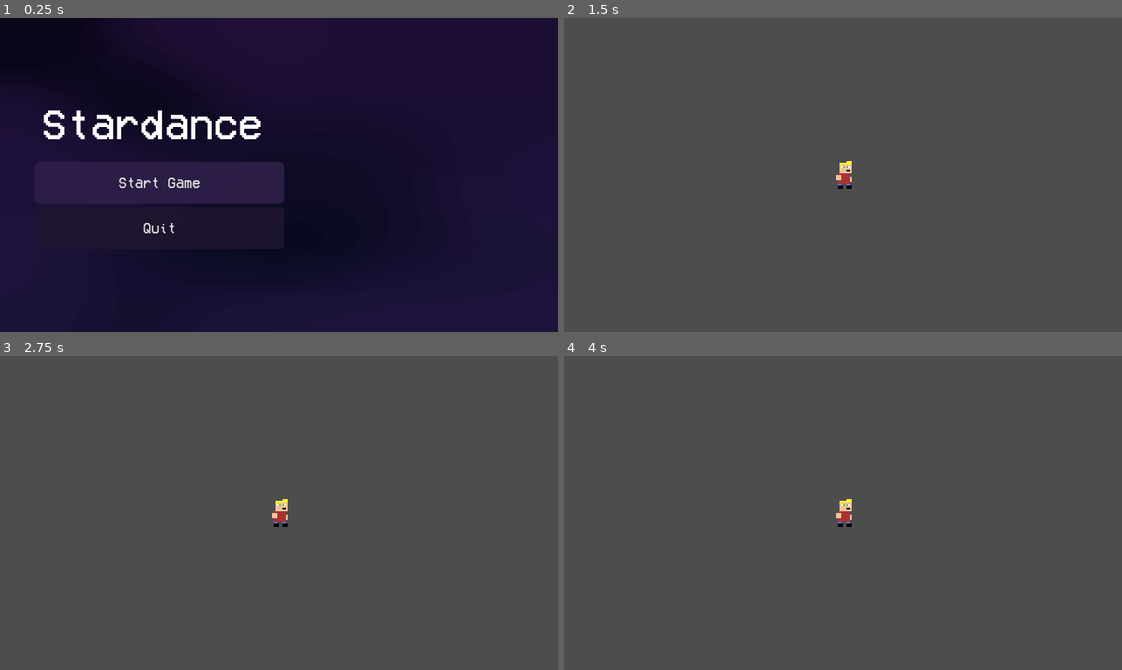
Above: before the commit, frames 1-4 (two rows, left to right).
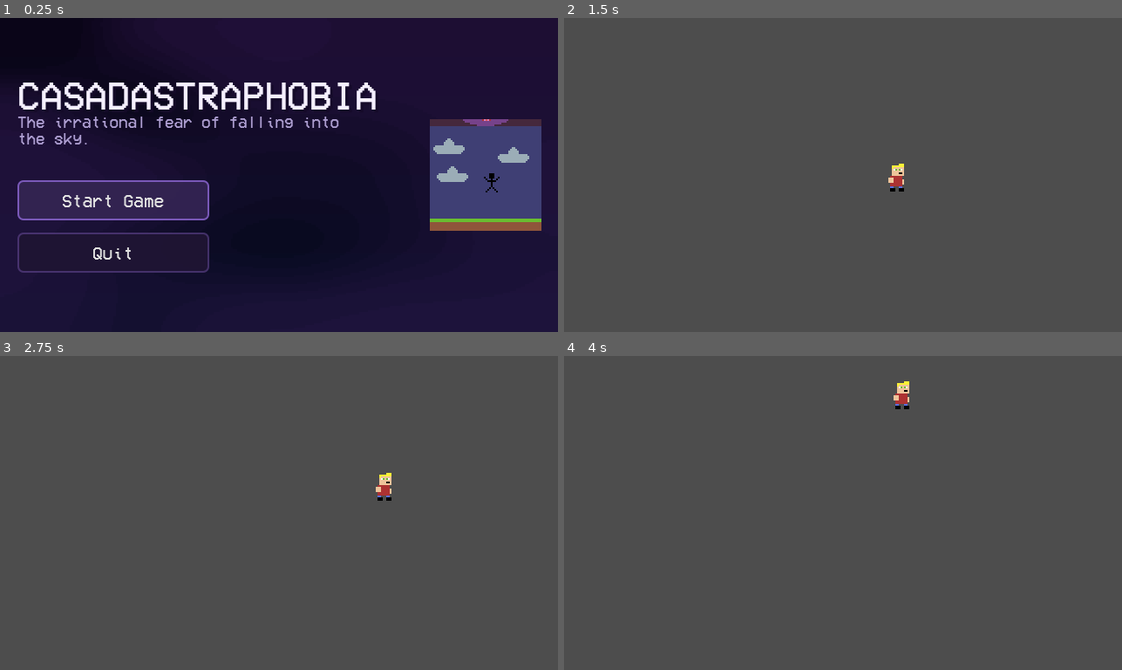
Above: after the commit, the same moments.

Repository: qkingsoftware/casadastraphobia
Game: Godot game, scene res://menu/Menu.tscn
Two runs of this game, one before a commit and one after it. Both use one fixed random seed, a clock stepped at 60 frames per second and the inputs below.
Inputs (mouse positions are in pixels of both pictures, inside the frame that each line leads up to):
- Up to frame 1 (0.25 s): no input
- Up to frame 2 (1.5 s): click "Start Game" at 0.5 s; tap Enter (ui_accept) at 1.25 s; move the mouse to (965, 159) at 1.27 s; hold Right (right) from 1.28 s (still down); tap Alt at 1.35 s; click (965, 159) at 1.42 s
- Up to frame 3 (2.75 s): keep holding Right (right); tap Enter (ui_accept) at 1.52, 2.27 s; move the mouse to (167, 528) at 2.02 s; tap Shift at 2.1 s
- Up to frame 4 (4 s): move the mouse to (898, 443) at 2.77 s; release Right (right) at 2.78 s; hold Left (left) 2.78-3.53 s; tap Alt at 2.85 s; move the mouse to (815, 575) at 3.52 s; hold Right (right) from 3.53 s (still down); tap Shift at 3.6 s; click (815, 575) at 3.67 s; tap Enter (ui_accept) at 3.77 s

The runs differ from the first frame. In frame 1, 16% of the frame differs, in the area x 3-98%, y 20-82%; in frame 2, 0.4%; in frame 3, 0.4%; in frame 4, 0.4%.
Error before the commit: Parse Error: Unexpected "Indent" in class body. (res://player/player.gd:82)

Commit message:
Restore project scenes, scripts, and UI layout

Diff:
--- a/menu/Menu.tscn
+++ b/menu/Menu.tscn
@@ -1,31 +1,59 @@
 [gd_scene format=3 uid="uid://ddo0574jcdyvw"]
 
 [ext_resource type="Script" uid="uid://cox7pm5vxovh5" path="res://scripts/menu/menu.gd" id="1_menu"]
-[ext_resource type="Script" path="res://scripts/menu/effect.gd" id="2_effect"]
+[ext_resource type="Script" uid="uid://2cwah6kycnxv" path="res://scripts/menu/effect.gd" id="2_effect"]
+[ext_resource type="FontFile" uid="uid://cwewptax75xtq" path="res://fonts/VCR_OSD_MONO_1.001.ttf" id="3_font"]
+[ext_resource type="Texture2D" uid="uid://bpafmwd35tnfo" path="res://assets/CASADASTRAPHOBIA.png" id="4_art"]
 
 [sub_resource type="StyleBoxFlat" id="StyleBoxFlat_uubjt"]
-bg_color = Color(0.18, 0.12, 0.28, 0.9)
+content_margin_left = 20.0
+content_margin_top = 10.0
+content_margin_right = 20.0
+content_margin_bottom = 10.0
+bg_color = Color(0.2, 0.14, 0.32, 0.95)
+border_width_left = 2
+border_width_top = 2
+border_width_right = 2
+border_width_bottom = 2
+border_color = Color(0.52, 0.38, 0.78, 0.9)
 corner_radius_top_left = 6
 corner_radius_top_right = 6
 corner_radius_bottom_right = 6
 corner_radius_bottom_left = 6
-expand_margin_left = 8.0
-expand_margin_top = 4.0
-expand_margin_right = 8.0
-expand_margin_bottom = 4.0
 
 [sub_resource type="StyleBoxFlat" id="StyleBoxFlat_5yleq"]
-bg_color = Color(0.12, 0.08, 0.18, 0.9)
+content_margin_left = 20.0
+content_margin_top = 10.0
+content_margin_right = 20.0
+content_margin_bottom = 10.0
+bg_color = Color(0.12, 0.08, 0.2, 0.95)
+border_width_left = 2
+border_width_top = 2
+border_width_right = 2
+border_width_bottom = 2
+border_color = Color(0.35, 0.25, 0.52, 0.7)
 corner_radius_top_left = 6
 corner_radius_top_right = 6
 corner_radius_bottom_right = 6
 corner_radius_bottom_left = 6
-expand_margin_left = 8.0
-expand_margin_top = 4.0
-expand_margin_right = 8.0
-expand_margin_bottom = 4.0
 
-[node name="Menu" type="Control"]
+[sub_resource type="StyleBoxFlat" id="StyleBoxFlat_hover"]
+content_margin_left = 20.0
+content_margin_top = 10.0
+content_margin_right = 20.0
+content_margin_bottom = 10.0
+bg_color = Color(0.32, 0.22, 0.52, 1)
+border_width_left = 2
+border_width_top = 2
+border_width_right = 2
+border_width_bottom = 2
+border_color = Color(0.8, 0.65, 1, 1)
+corner_radius_top_left = 6
+corner_radius_top_right = 6
+corner_radius_bottom_right = 6
+corner_radius_bottom_left = 6
+
+[node name="Menu" type="Control" unique_id=1940895955]
 layout_mode = 3
 anchors_preset = 15
 anchor_right = 1.0
@@ -34,69 +62,100 @@
 grow_vertical = 2
 script = ExtResource("1_menu")
 
-[node name="ColorRect" type="ColorRect" parent="."]
+[node name="ColorRect" type="ColorRect" parent="." unique_id=1771923435]
 layout_mode = 1
 anchors_preset = 15
 anchor_right = 1.0
 anchor_bottom = 1.0
 grow_horizontal = 2
 grow_vertical = 2
+color = Color(0.04, 0.02, 0.09, 1)
 script = ExtResource("2_effect")
 
-[node name="MarginContainer" type="MarginContainer" parent="."]
+[node name="MarginContainer" type="MarginContainer" parent="." unique_id=510390435]
 layout_mode = 1
 anchors_preset = 15
 anchor_right = 1.0
 anchor_bottom = 1.0
 grow_horizontal = 2
 grow_vertical = 2
-theme_override_constants/margin_left = 48
-theme_override_constants/margin_top = 48
-theme_override_constants/margin_right = 48
-theme_override_constants/margin_bottom = 48
+theme_override_constants/margin_left = 80
+theme_override_constants/margin_top = 60
+theme_override_constants/margin_right = 80
+theme_override_constants/margin_bottom = 60
 
-[node name="HBoxContainer" type="HBoxContainer" parent="MarginContainer"]
+[node name="HBoxContainer" type="HBoxContainer" parent="MarginContainer" unique_id=1736795621]
 layout_mode = 2
+theme_override_constants/separation = 60
 alignment = 1
 
-[node name="VBoxContainer" type="VBoxContainer" parent="MarginContainer/HBoxContainer"]
+[node name="VBoxContainer" type="VBoxContainer" parent="MarginContainer/HBoxContainer" unique_id=1348517224]
 layout_mode = 2
 size_flags_horizontal = 3
+size_flags_stretch_ratio = 1.2
 alignment = 1
 
-[node name="Label" type="Label" parent="MarginContainer/HBoxContainer/VBoxContainer"]
+[node name="Title" type="Label" parent="MarginContainer/HBoxContainer/VBoxContainer" unique_id=355449597]
 layout_mode = 2
-theme_override_font_sizes/font_size = 48
-text = "Stardance"
+theme_override_colors/font_color = Color(0.96, 0.94, 1, 1)
+theme_override_colors/font_shadow_color = Color(0.08, 0.04, 0.16, 0.9)
+theme_override_constants/shadow_offset_x = 3
+theme_override_constants/shadow_offset_y = 3
+theme_override_fonts/font = ExtResource("3_font")
+theme_override_font_sizes/font_size = 44
+text = "CASADASTRAPHOBIA"
 
-[node name="MarginContainer" type="MarginContainer" parent="MarginContainer/HBoxContainer/VBoxContainer"]
+[node name="Subtitle" type="Label" parent="MarginContainer/HBoxContainer/VBoxContainer" unique_id=1130771581]
 layout_mode = 2
-theme_override_constants/margin_top = 24
+theme_override_colors/font_color = Color(0.68, 0.62, 0.82, 1)
+theme_override_fonts/font = ExtResource("3_font")
+theme_override_font_sizes/font_size = 18
+text = "The irrational fear of falling into the sky."
+autowrap_mode = 2
 
-[node name="VBoxContainer" type="VBoxContainer" parent="MarginContainer/HBoxContainer/VBoxContainer/MarginContainer"]
+[node name="Spacer" type="Control" parent="MarginContainer/HBoxContainer/VBoxContainer" unique_id=604683265]
+custom_minimum_size = Vector2(0, 32)
 layout_mode = 2
-theme_override_constants/separation = 12
 
-[node name="Start" type="Button" parent="MarginContainer/HBoxContainer/VBoxContainer/MarginContainer/VBoxContainer"]
-custom_minimum_size = Vector2(160, 40)
+[node name="ButtonsVBox" type="VBoxContainer" parent="MarginContainer/HBoxContainer/VBoxContainer" unique_id=72519961]
 layout_mode = 2
+size_flags_horizontal = 0
+theme_override_constants/separation = 14
+
+[node name="Start" type="Button" parent="MarginContainer/HBoxContainer/VBoxContainer/ButtonsVBox" unique_id=1207688381]
+custom_minimum_size = Vector2(220, 46)
+layout_mode = 2
+theme_override_fonts/font = ExtResource("3_font")
+theme_override_font_sizes/font_size = 20
 theme_override_styles/normal = SubResource("StyleBoxFlat_uubjt")
+theme_override_styles/pressed = SubResource("StyleBoxFlat_5yleq")
+theme_override_styles/hover = SubResource("StyleBoxFlat_hover")
 text = "Start Game"
 
-[node name="Quit" type="Button" parent="MarginContainer/HBoxContainer/VBoxContainer/MarginContainer/VBoxContainer"]
-custom_minimum_size = Vector2(160, 40)
+[node name="Quit" type="Button" parent="MarginContainer/HBoxContainer/VBoxContainer/ButtonsVBox" unique_id=1152421890]
+custom_minimum_size = Vector2(220, 46)
 layout_mode = 2
+theme_override_fonts/font = ExtResource("3_font")
+theme_override_font_sizes/font_size = 20
 theme_override_styles/normal = SubResource("StyleBoxFlat_5yleq")
+theme_override_styles/pressed = SubResource("StyleBoxFlat_uubjt")
+theme_override_styles/hover = SubResource("StyleBoxFlat_hover")
 text = "Quit"
 
-[node name="MarginContainer" type="MarginContainer" parent="MarginContainer/HBoxContainer"]
+[node name="MarginContainer" type="MarginContainer" parent="MarginContainer/HBoxContainer" unique_id=1134447624]
 layout_mode = 2
 size_flags_horizontal = 3
+size_flags_vertical = 3
 
-[node name="TextureRect" type="TextureRect" parent="MarginContainer/HBoxContainer/MarginContainer"]
+[node name="TextureRect" type="TextureRect" parent="MarginContainer/HBoxContainer/MarginContainer" unique_id=452082962]
+texture_filter = 1
+custom_minimum_size = Vector2(128, 128)
 layout_mode = 2
+size_flags_horizontal = 3
+size_flags_vertical = 3
+texture = ExtResource("4_art")
 expand_mode = 1
 stretch_mode = 5
 
-[connection signal="pressed" from="MarginContainer/HBoxContainer/VBoxContainer/MarginContainer/VBoxContainer/Start" to="." method="_on_start_pressed"]
-[connection signal="pressed" from="MarginContainer/HBoxContainer/VBoxContainer/MarginContainer/VBoxContainer/Quit" to="." method="_on_quit_pressed"]
+[connection signal="pressed" from="MarginContainer/HBoxContainer/VBoxContainer/ButtonsVBox/Start" to="." method="_on_start_pressed"]
+[connection signal="pressed" from="MarginContainer/HBoxContainer/VBoxContainer/ButtonsVBox/Quit" to="." method="_on_quit_pressed"]
--- a/player/player.gd
+++ b/player/player.gd
@@ -78,6 +78,5 @@
 
 	move_and_slide()
 
-func die_in_the_sky()
-		return:
+func die_in_the_sky():
 	get_tree().reload_current_scene()
--- a/world/levels/level1.tscn
+++ b/world/levels/level1.tscn
@@ -1,4 +1,4 @@
-[gd_scene format=3 uid="uid://bewnltdvm6a4b"]
+[gd_scene format=3]
 
 [ext_resource type="Script" path="res://world/levels/level_1.gd" id="1_lvlscript"]
 [ext_resource type="PackedScene" uid="uid://mnndrupwl8in" path="res://player/player.tscn" id="2_player"]
